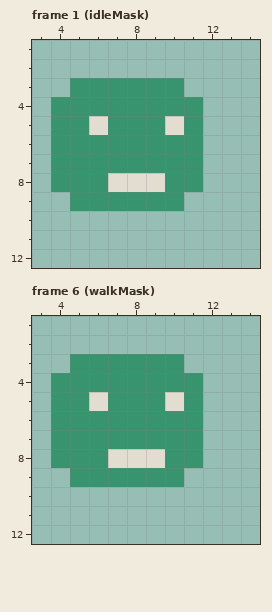
File history of a pixel-art file, Assets/_Project/Art/Sprites/mask_2_sprite.aseprite. Above is the file before it was changed.
16x16 pixels, 6 frames. Shown: frame 1 (idleMask): x 3..14, y 1..12; frame 6 (walkMask): x 3..14, y 1..12.
After:
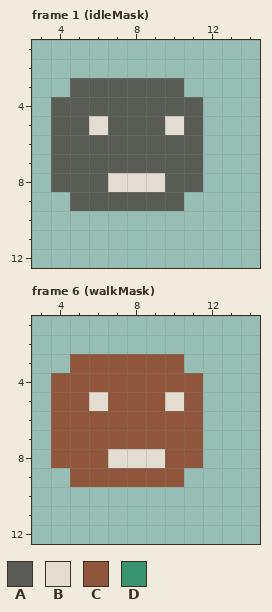
Palette (. is transparent): A #595c55  B #e3ddd1  C #8f563b  D #37946e
The edit:
Changed rows in their new state; - is an unchanged pixel.
Frame 1 (idleMask):
first column x 4:
 3 -AAAAAA-
 4 AAAAAAAA
 5 AA-AAA-A
 6 AAAAAAAA
 7 AAAAAAAA
 8 AAA---AA
 9 -AAAAAA-
Frame 6 (walkMask):
first column x 4:
 3 -CCCCCC-
 4 CCCCCCCC
 5 CC-CCC-C
 6 CCCCCCCC
 7 CCCCCCCC
 8 CCC---CC
 9 -CCCCCC-
Boxes around the changes in both pictures, in picture pixels (x1, y1, x2, y2):
changed: (51, 78, 203, 211)
changed: (51, 354, 203, 487)
